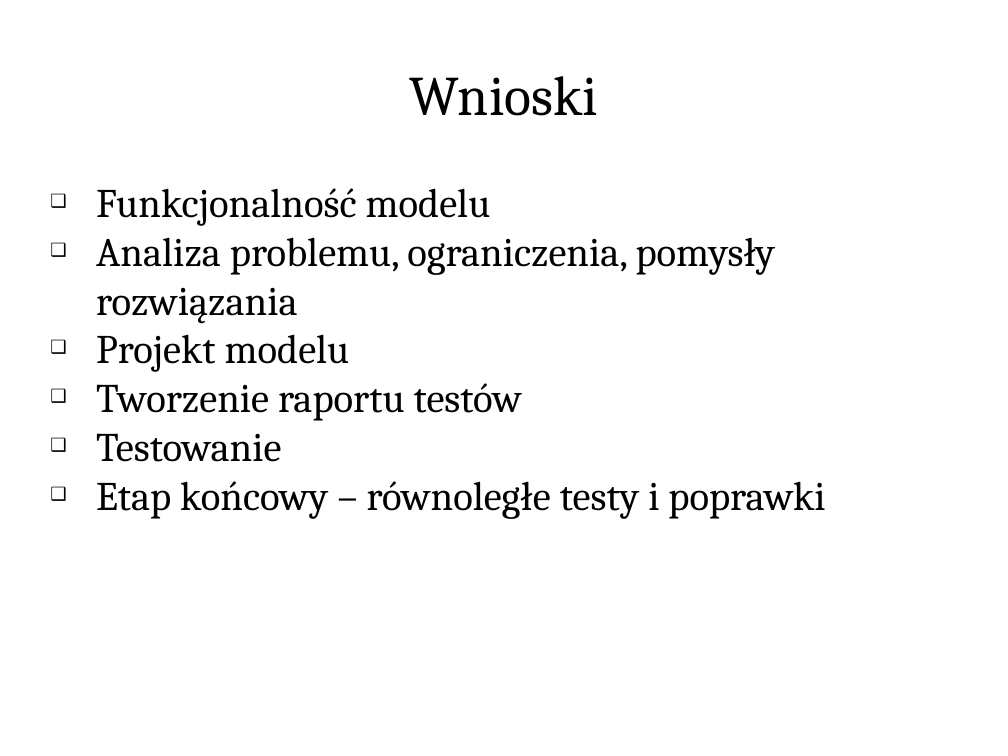
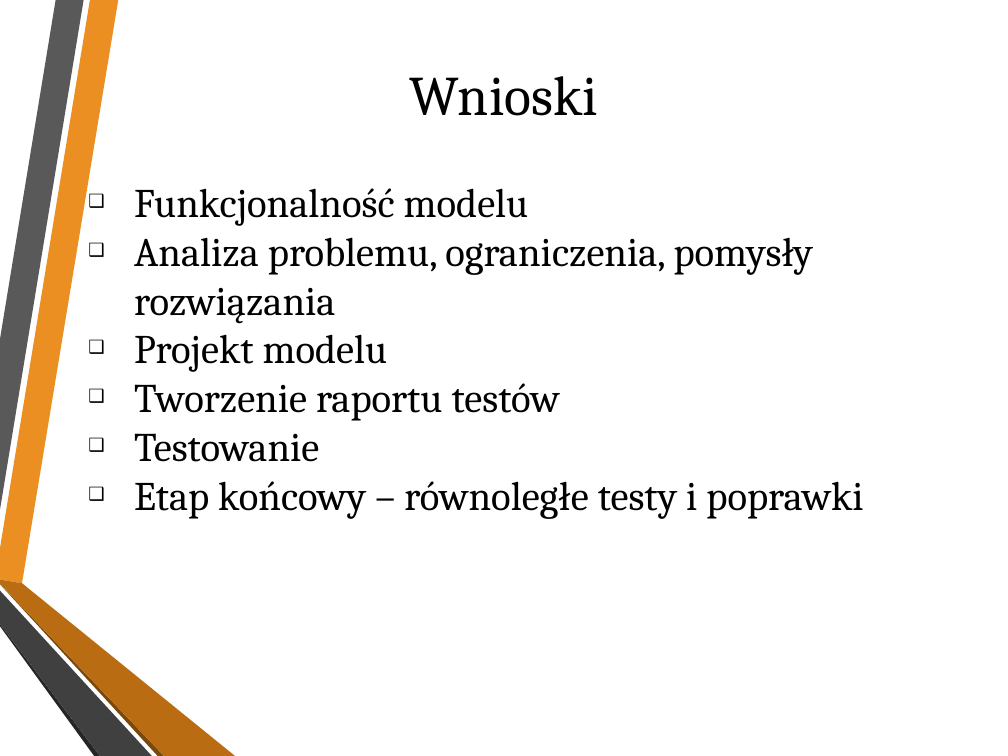
Before and after one commit to andrzejbro/APProject2_CarLights, a slide deck: slide 7 of car_lights.pptx. Drawn at 1008x756 pixels with LibreOffice and Linux fonts; fonts in the diff are those of the drawing; background and template pictures are left out. Boxes give left, top, right and bottom in pixels: in the first picture for what was removed or moved away, otherwise in the second. Text is boxed around its words. In the diff, an @@ line names an element or a change of style, - is before the commit and + after.

```diff
--- a/car_lights.pptx
+++ b/car_lights.pptx
@@ text "Funkcjonalność modelu": place and size @@
-text "Funkcjonalność modelu" at <box>96,188,825,519</box>
+text "Funkcjonalność modelu" at <box>134,188,863,519</box>
@@ group added at <box>0,0,235,756</box>: 6 freeform shapes @@
```
Also in this commit, not shown: 5 other slides changed, 1 other file.
